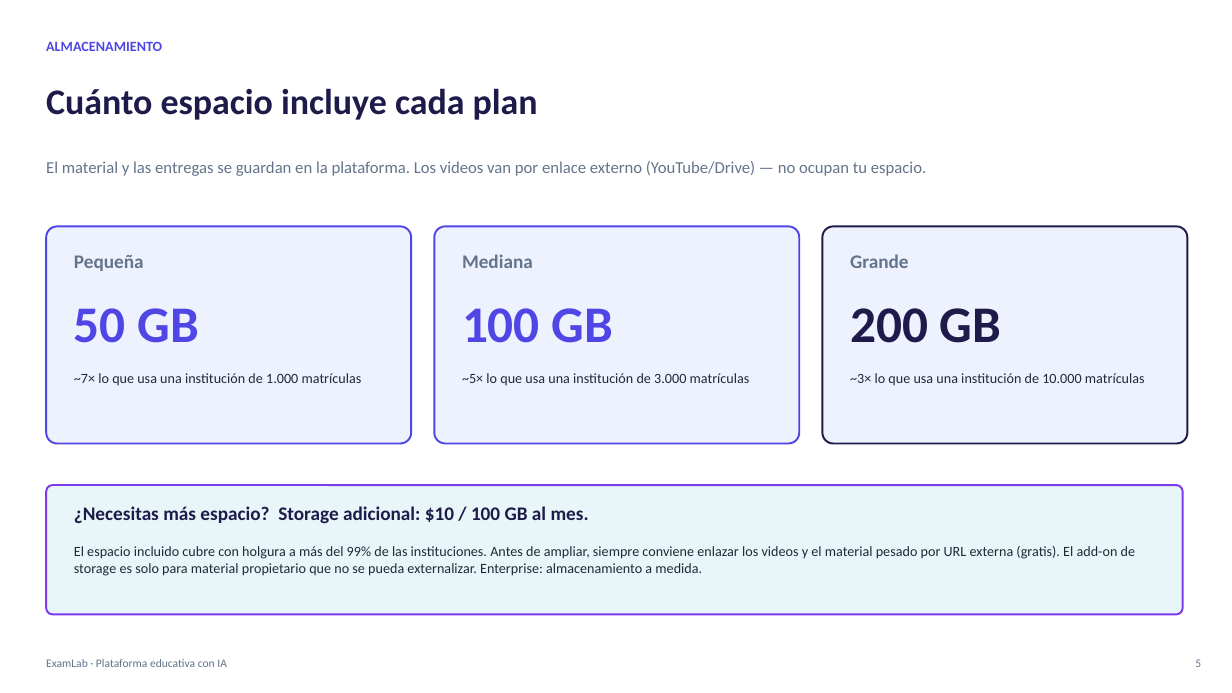
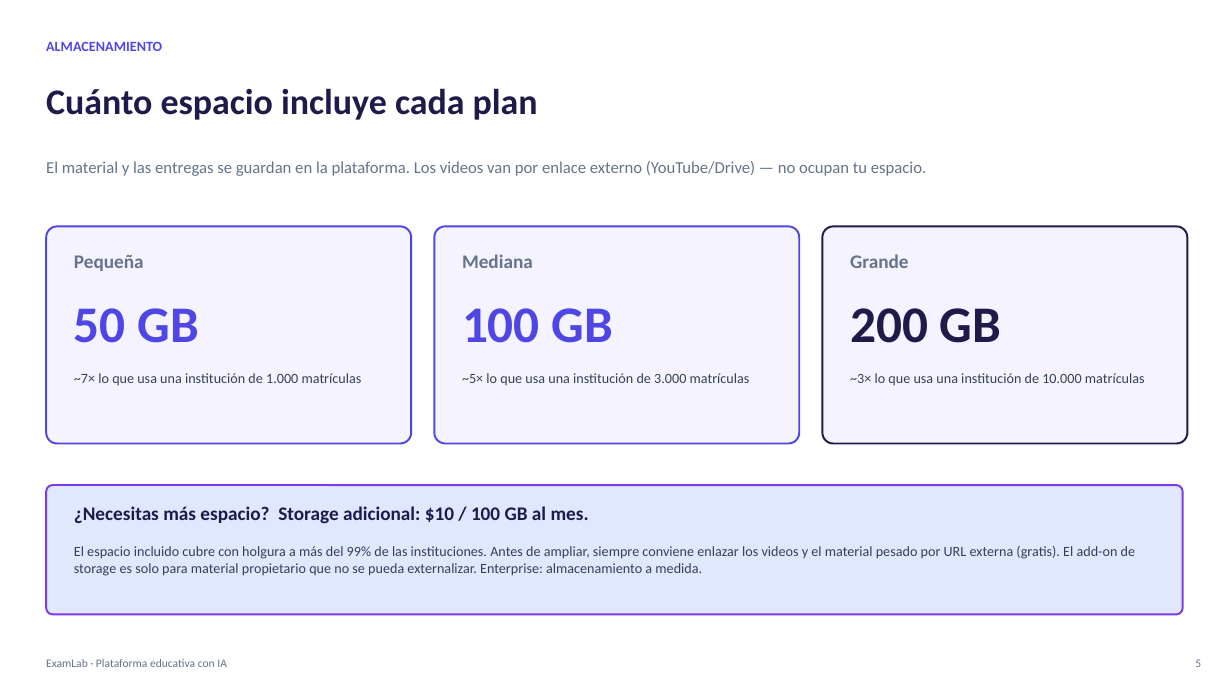
Before and after one commit to AndresDFX/examlab, a slide deck: slide 5 of docs/demos/presentacion/ExamLab-Presentacion-Comercial-v3.pptx. Drawn at 1232x693 pixels with LibreOffice and Linux fonts; fonts in the diff are those of the drawing. Boxes give left, top, right and bottom in pixels: in the first picture for what was removed or moved away, otherwise in the second. Text is boxed around its words. In the diff, an @@ line names an element or a change of style, - is before the commit and + after.

```diff
--- a/docs/demos/presentacion/ExamLab-Presentacion-Comercial-v3.pptx
+++ b/docs/demos/presentacion/ExamLab-Presentacion-Comercial-v3.pptx
@@ fill #EEF2FF to #F5F3FF in 3 elements at [46, 226, 411, 444], [434, 226, 799, 444], [823, 226, 1188, 444] @@
@@ rounded rectangle at [46, 485, 1183, 615]: fill #E8F6F9 to #E0E7FF @@
@@ text colour #1F2937 to #334155 in 4 elements at [74, 373, 362, 385], [462, 373, 750, 385], [850, 373, 1145, 385], [74, 546, 1135, 576] @@
```
Also in this commit, not shown: 9 other slides changed, 5 other files.
